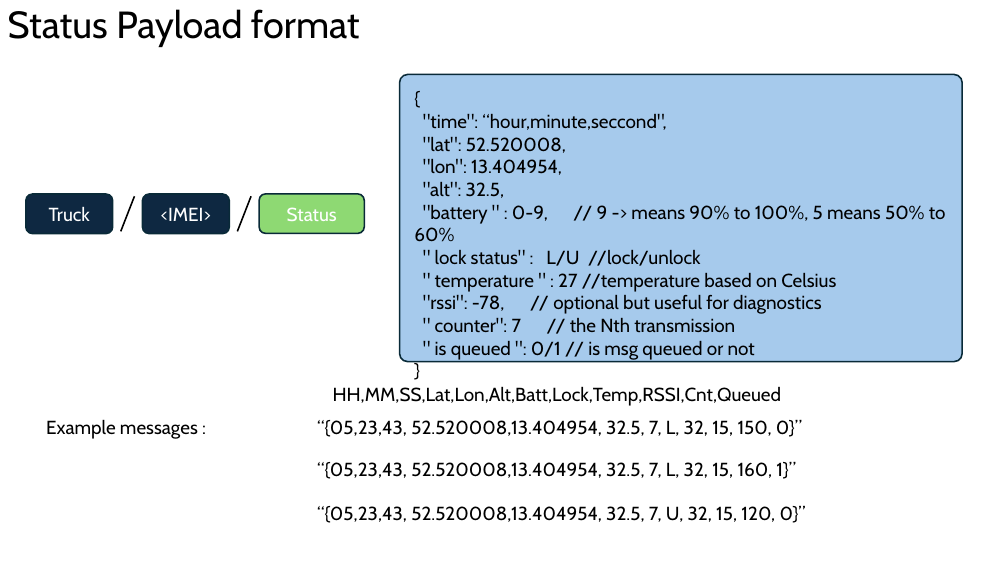
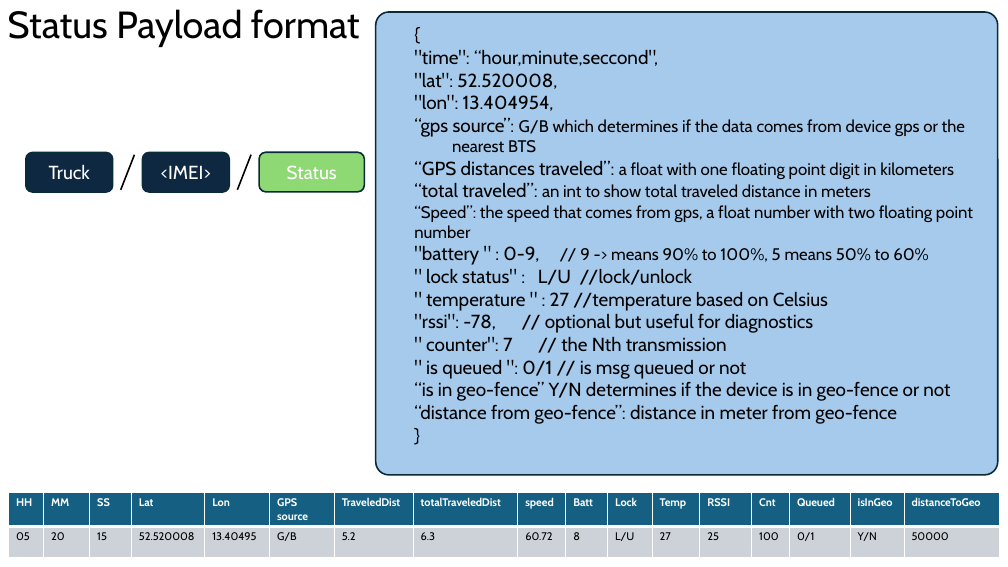
Before and after one commit to hamidrezaHemati/MQTT-AutoLock, a slide deck: slide 9 of Structure/Communication Workflow — MQTT Design & Architecture.pptx (slide 14 before the commit). Drawn at 1008x567 pixels with LibreOffice and Linux fonts; fonts in the diff are those of the drawing. Boxes give left, top, right and bottom in pixels: in the first picture for what was removed or moved away, otherwise in the second. Text is boxed around its words. In the diff, an @@ line names an element or a change of style, - is before the commit and + after.

```diff
--- a/Structure/Communication Workflow — MQTT Design & Architecture.pptx
+++ b/Structure/Communication Workflow — MQTT Design & Architecture.pptx
@@ rounded rectangle: place and size @@
-rounded rectangle at (400, 74, 963, 361)
+rounded rectangle at (376, 12, 998, 475)
@@ text "{": place and size @@
-text "{" at (414, 114, 946, 360)
+text "{" at (414, 50, 973, 424)
@@ text at (414, 118, 973, 238): text changed; size 18 to 16 pt @@
-"alt": 32.5,
+“gps source”: G/B which determines if the data comes from device gps or the nearest BTS
+“GPS distances traveled”: a float with one floating point digit in kilometers
+“total traveled”: an int to show total traveled distance in meters
+“Speed”: the speed that comes from gps, a float number with two floating point number
@@ 3 rounded rectangles, 2 lines: place and size @@
-3 rounded rectangles, 2 lines at (26, 194, 364, 234)
+3 rounded rectangles, 2 lines at (26, 152, 364, 192)
@@ text at (414, 246, 929, 265): size 18 to 16 pt in "// 9 -> means 90% to 100%, ..." @@
@@ text removed at (333, 386, 782, 406) @@
-HH,MM,SS,Lat,Lon,Alt,Batt,Lock,Temp,RSSI,Cnt,Queued
@@ text at (414, 382, 950, 424): paragraphs added @@
+“is in geo-fence” Y/N determines if the device is in geo-fence or not
+“distance from geo-fence”: distance in meter from geo-fence
@@ text removed at (46, 419, 198, 439) @@
-Example messages :
@@ text removed at (317, 419, 802, 437) @@
-“{05,23,43, 52.520008,13.404954, 32.5, 7, L, 32, 15, 150, 0}”
@@ text removed at (317, 461, 796, 479) @@
-“{05,23,43, 52.520008,13.404954, 32.5, 7, L, 32, 15, 160, 1}”
@@ table added at (8, 492, 997, 557), 2 rows, 17 columns @@
+HH | MM | SS | Lat | Lon | GPS source | TraveledDist | totalTraveledDist | speed | Batt | Lock | Temp | RSSI | Cnt | Queued | isInGeo | distanceToGeo
+05 | 20 | 15 | 52.520008 | 13.40495 | G/B | 5.2 | 6.3 | 60.72 | 8 | L/U | 27 | 25 | 100 | 0/1 | Y/N | 50000
@@ text removed at (317, 505, 806, 523) @@
-“{05,23,43, 52.520008,13.404954, 32.5, 7, U, 32, 15, 120, 0}”
```
Also in this commit, not shown: 4 other slides changed, 2 slides added, 5 slides removed, 1 other file.
